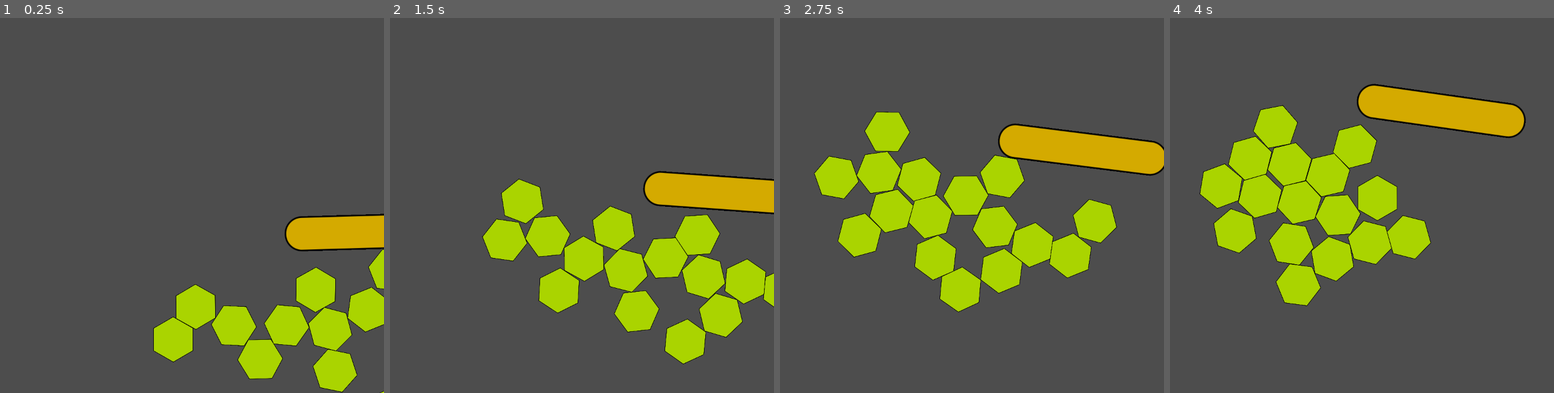
Above: before the commit, frames 1-4 (left to right).
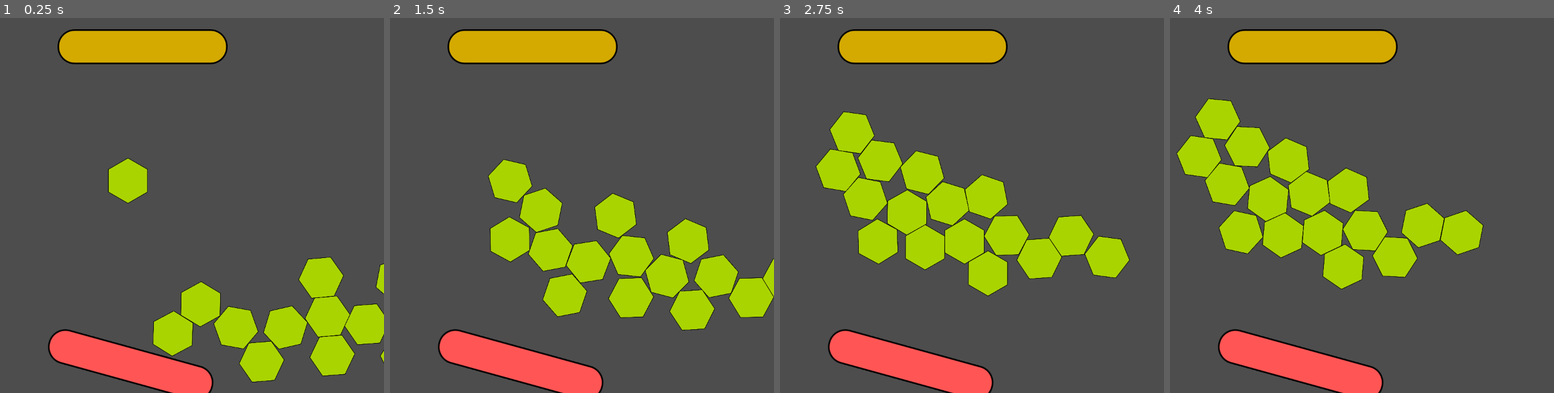
Above: after the commit, the same moments.

Repository: kalsan/rong
Game: Godot game, scene res://Game.tscn
Same seed, same stepped clock (60 frames per second), same inputs: the game is played once before the commit and once after it.
Inputs:
- Up to frame 1 (0.25 s): no input
- Up to frame 2 (1.5 s): no input
- Up to frame 3 (2.75 s): no input
- Up to frame 4 (4 s): no input

The runs differ from the first frame. In frame 1, 15% of the frame differs, in the area x 12-100%, y 3-100%; in frame 2, 21%; in frame 3, 25%, in the area x 8-100%, y 3-100%; in frame 4, 25%.

Commit message:
Update node order

Diff:
--- a/Game.tscn
+++ b/Game.tscn
@@ -15,12 +15,11 @@
 [sub_resource type="PhysicsMaterial" id="3"]
 friction = 0.0
 
-[node name="Game" type="Camera2D" unique_id=1471625203]
-position = Vector2(2, 0)
+[node name="Game" type="Node2D" unique_id=2141739472]
 script = ExtResource("3")
 
 [node name="Player Yellow" type="RigidBody2D" parent="." unique_id=1276337044]
-position = Vector2(569, 73)
+position = Vector2(22, -381)
 physics_material_override = SubResource("2")
 gravity_scale = 0.0
 
@@ -34,7 +33,7 @@
 texture = ExtResource("1")
 
 [node name="Player Red" type="RigidBody2D" parent="." unique_id=1460967519]
-position = Vector2(541, 813)
+position = Vector2(-6, 359)
 physics_material_override = SubResource("2")
 gravity_scale = 0.0
 
@@ -48,5 +47,7 @@
 texture = ExtResource("2")
 
 [node name="Tile" parent="." unique_id=1139083653 instance=ExtResource("4")]
-position = Vector2(530, 382)
+position = Vector2(-17, -72)
 physics_material_override = SubResource("3")
+
+[node name="Camera" type="Camera2D" parent="." unique_id=1573726832]
